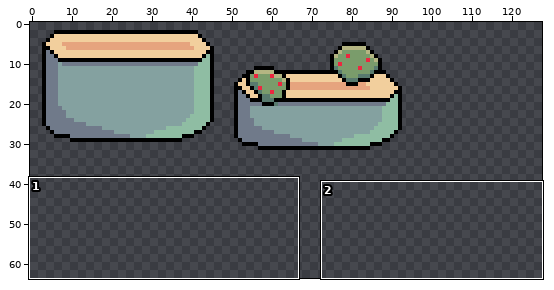
Pixel-art file: assets/art/tile-chunks/brick-platform.aseprite. Above: a wide view before the commit, with the close-up outlined.
Close-up. Before the commit:
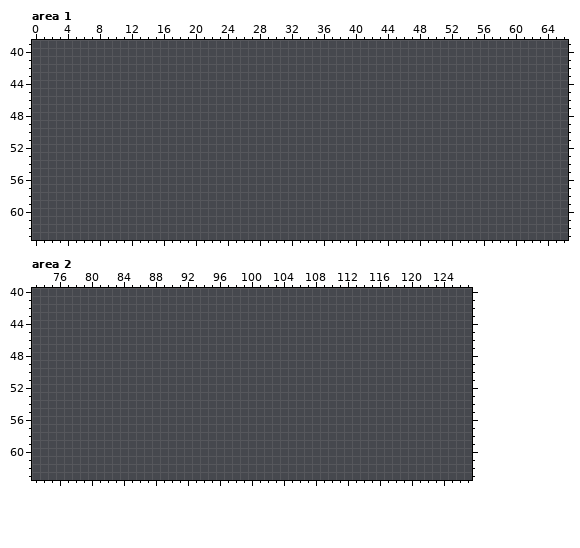
128x64 pixels, 1 frame. Shown: area 1: x 0..66, y 39..63; area 2: x 73..127, y 40..63.
New version:
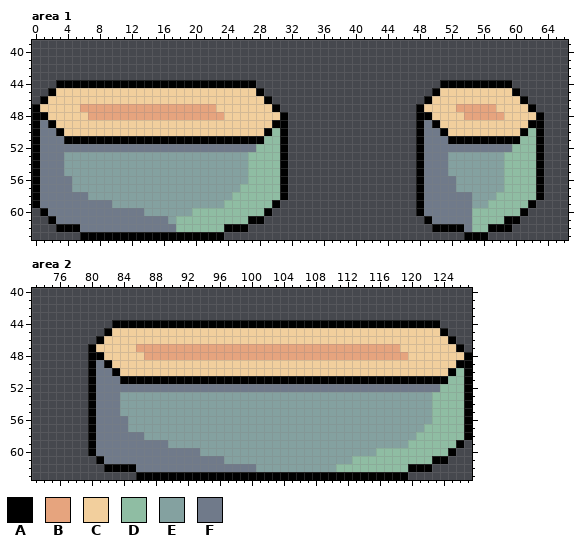
Palette (. is transparent): A #000000  B #e6a47e  C #f2cf9d  D #8fbda3  E #84a1a0  F #707a8a
Diff:
Changed rows in their new state; - is an unchanged pixel.
Area 1, layer "Layer 1":
first column x 0:
44 ---AAAAAAAAAAAAAAAAAAAAAAAAA-----------------------AAAAAAAAA----
45 --ACCCCCCCCCCCCCCCCCCCCCCCCCA---------------------ACCCCCCCCCA---
46 -ACCCCCCCCCCCCCCCCCCCCCCCCCCCA-------------------ACCCCCCCCCCCA--
47 ACCCCCBBBBBBBBBBBBBBBBBCCCCCCCA-----------------ACCCCBBBBBCCCCA-
48 AACCCCCBBBBBBBBBBBBBBBBBCCCCCCCA----------------AACCCCBBBBBCCCCA
49 AFACCCCCCCCCCCCCCCCCCCCCCCCCCCAA----------------AFACCCCCCCCCCCAA
50 AFFACCCCCCCCCCCCCCCCCCCCCCCCCADA----------------AFFACCCCCCCCCADA
51 AFFFAAAAAAAAAAAAAAAAAAAAAAAAADDA----------------AFFFAAAAAAAAADDA
52 AFFFFFFFFFFFFFFFFFFFFFFFFFFFDDDA----------------AFFFFFFFFFFFDDDA
53 AFFFEEEEEEEEEEEEEEEEEEEEEEEDDDDA----------------AFFFEEEEEEEDDDDA
54 AFFFEEEEEEEEEEEEEEEEEEEEEEEDDDDA----------------AFFFEEEEEEEDDDDA
55 AFFFEEEEEEEEEEEEEEEEEEEEEEEDDDDA----------------AFFFEEEEEEEDDDDA
56 AFFFFEEEEEEEEEEEEEEEEEEEEEEDDDDA----------------AFFFFEEEEEEDDDDA
57 AFFFFEEEEEEEEEEEEEEEEEEEEEDDDDDA----------------AFFFFEEEEEEDDDDA
58 AFFFFFFEEEEEEEEEEEEEEEEEEDDDDDDA----------------AFFFFFFEEEDDDDDA
59 AFFFFFFFFFEEEEEEEEEEEEEEDDDDDDA-----------------AFFFFFFEEDDDDDA-
60 -AFFFFFFFFFFFFEEEEEEDDDDDDDDDA------------------AFFFFFFDDDDDDA--
61 --AFFFFFFFFFFFFFFEDDDDDDDDDAA--------------------AFFFFFDDDDAA---
62 ---AAAFFFFFFFFFFFFDDDDDDAAA-----------------------AAAAFDDAAA----
63 ------AAAAAAAAAAAAAAAAAA------------------------------AAA-------
Area 2, layer "Layer 1":
first column x 80:
44 ---AAAAAAAAAAAAAAAAAAAAAAAAAAAAAAAAAAAAAAAAA----
45 --ACCCCCCCCCCCCCCCCCCCCCCCCCCCCCCCCCCCCCCCCCA---
46 -ACCCCCCCCCCCCCCCCCCCCCCCCCCCCCCCCCCCCCCCCCCCA--
47 ACCCCCBBBBBBBBBBBBBBBBBBBBBBBBBBBBBBBBBCCCCCCCA-
48 AACCCCCBBBBBBBBBBBBBBBBBBBBBBBBBBBBBBBBBCCCCCCCA
49 AFACCCCCCCCCCCCCCCCCCCCCCCCCCCCCCCCCCCCCCCCCCCAA
50 AFFACCCCCCCCCCCCCCCCCCCCCCCCCCCCCCCCCCCCCCCCCADA
51 AFFFAAAAAAAAAAAAAAAAAAAAAAAAAAAAAAAAAAAAAAAAADDA
52 AFFFFFFFFFFFFFFFFFFFFFFFFFFFFFFFFFFFFFFFFFFFDDDA
53 AFFFEEEEEEEEEEEEEEEEEEEEEEEEEEEEEEEEEEEEEEEDDDDA
54 AFFFEEEEEEEEEEEEEEEEEEEEEEEEEEEEEEEEEEEEEEEDDDDA
55 AFFFEEEEEEEEEEEEEEEEEEEEEEEEEEEEEEEEEEEEEEEDDDDA
56 AFFFFEEEEEEEEEEEEEEEEEEEEEEEEEEEEEEEEEEEEEEDDDDA
57 AFFFFEEEEEEEEEEEEEEEEEEEEEEEEEEEEEEEEEEEEEDDDDDA
58 AFFFFFFEEEEEEEEEEEEEEEEEEEEEEEEEEEEEEEEEEDDDDDDA
59 AFFFFFFFFFEEEEEEEEEEEEEEEEEEEEEEEEEEEEEEDDDDDDA-
60 AFFFFFFFFFFFFFEEEEEEEEEEEEEEEEEEEEEEDDDDDDDDDA--
61 -AFFFFFFFFFFFFFFFEEEEEEEEEEEEEEEEDDDDDDDDDDAA---
62 --AAAAFFFFFFFFFFFFFFFEEEEEEEEEEDDDDDDDDDAAA-----
63 ------AAAAAAAAAAAAAAAAAAAAAAAAAAAAAAAAAA--------
Pixel boxes of the changes (left, top, right, bottom) in both close-ups:
added: (32, 80, 288, 240)
added: (416, 80, 544, 240)
added: (88, 320, 472, 480)
